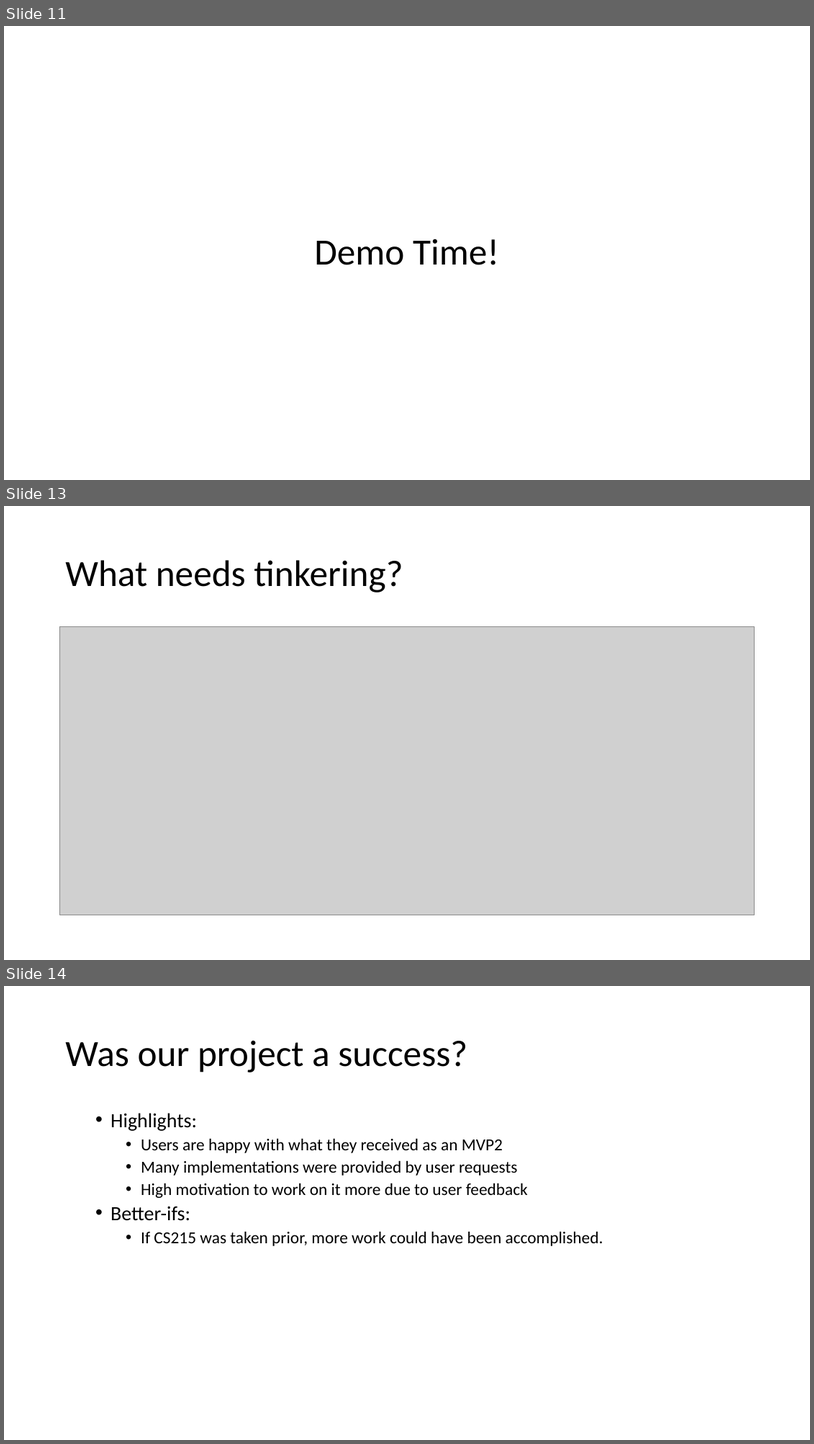
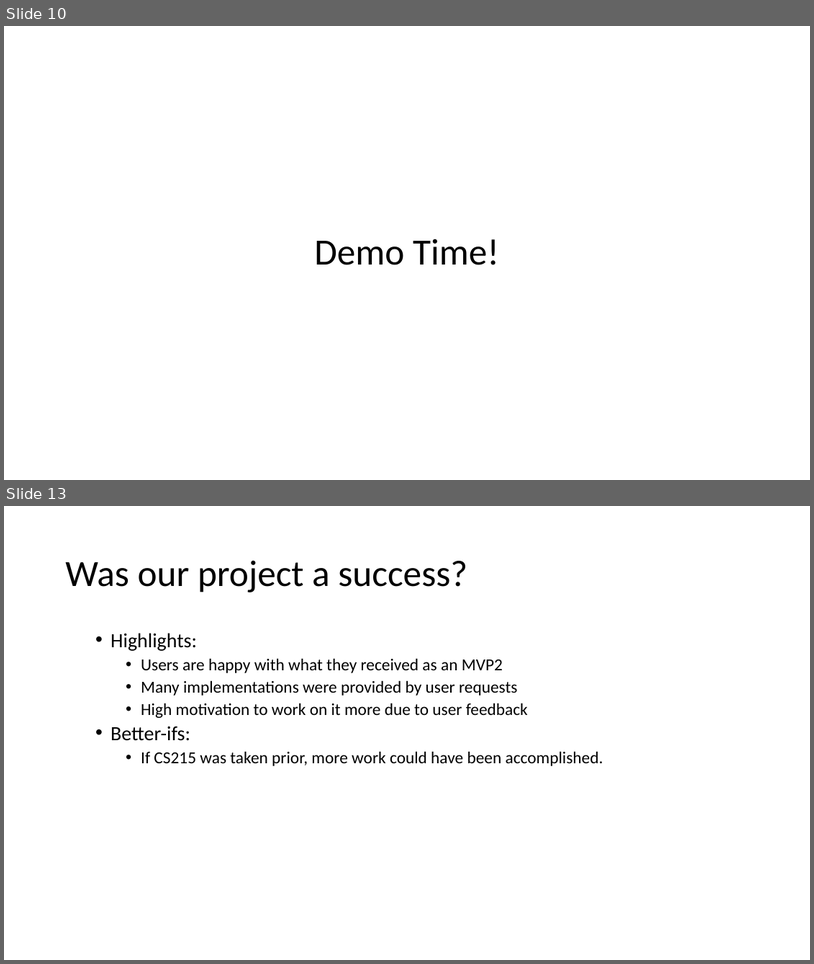
Before and after one commit to Jacobchapman99/ENSE-374-Group07-Project, a slide deck: Milestone4/Milestone 4.ppt. Shown one above the other, each under a label of ours: slides 11, 13 and 14 before the commit, slides 10 and 13 after it; the slides between them are not shown. The pictures are 814x1444 and 814x964 pixels, drawn with LibreOffice and Linux fonts; fonts in the diff are those of the drawing; grey boxes stand for pictures. Boxes give left, top, right and bottom in pixels: in the first picture for what was removed or moved away, otherwise in the second. Text is boxed around its words. In the diff, an @@ line names an element or a change of style, - is before the commit and + after.

```diff
--- a/Milestone4/Milestone 4.ppt
+++ b/Milestone4/Milestone 4.ppt
@@ slide 13 removed at [4,506,810,960], background #FFFFFF @@
@@ title removed at [65,560,403,592] @@
-What needs tinkering?
@@ picture removed at [59,627,755,915] @@
@@ what was slide 11 is now slide 10 @@
@@ what was slide 14 is now slide 13 @@
```
Also in this commit, not shown: 3 slides changed, 1 slide added, 1 other slide removed.
